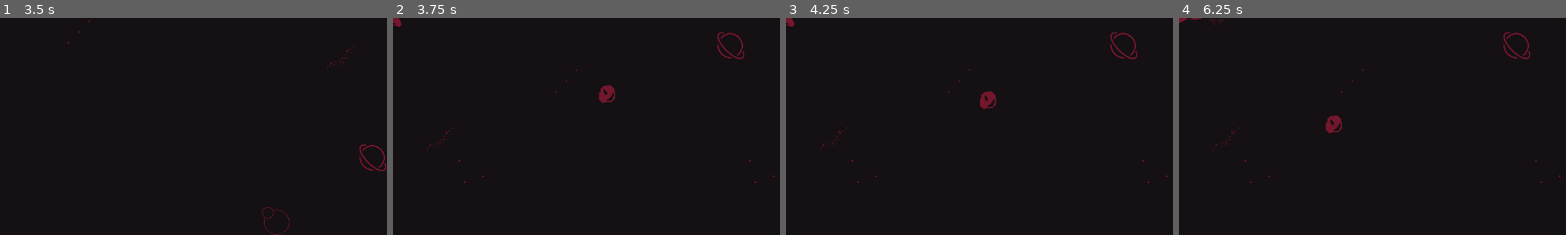
Above: before the commit, frames 1-4 (left to right).
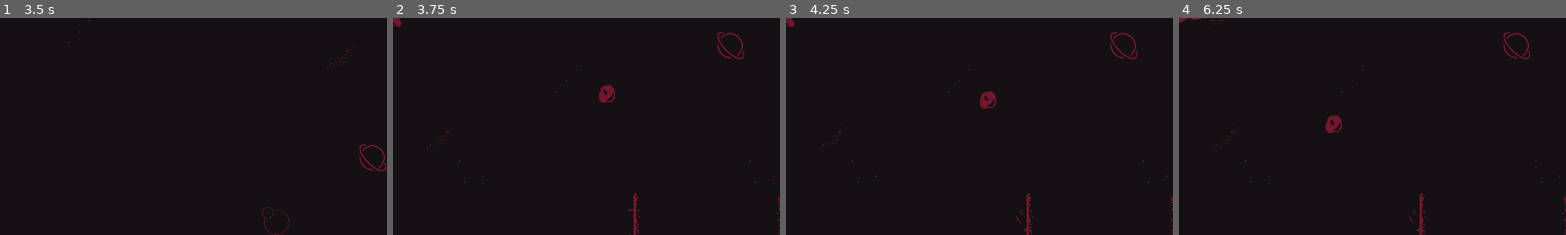
Above: after the commit, the same moments.

Repository: Ali-Wahbi/SpaceShooterWithPortals
Game: Godot game, scene res://MainMenu/main_menu.tscn
The game is run twice, just before and just after one commit, with the same random seed, the same clock (stepped at 60 frames per second) and the same inputs. The engine's default icon, where the game draws it, is replaced by a stand-in: a white triangle on a blue panel in a dark square.
Inputs (mouse positions are % of the whole screen's width and height, from its top left):
- Up to frame 1 (3.5 s): move the mouse to (72, 45) at 0.52 s; press the mouse at (72, 45) at 0.53 s; move the mouse to (30, 55) at 1.27 s; release the mouse at (30, 55) at 1.28 s; right-click (30, 55) at 1.35 s; click "Play" at 2 s; move the mouse to (60, 28) at 2.77 s; press the mouse at (60, 28) at 2.78 s
- Up to frame 2 (3.75 s): tap Enter at 3.5 s; move the mouse to (45, 70) at 3.52 s; release the mouse at (45, 70) at 3.53 s; right-click (45, 70) at 3.6 s
- Up to frame 3 (4.25 s): no input
- Up to frame 4 (6.25 s): move the mouse to (80, 65) at 4.27 s; press the mouse at (80, 65) at 4.28 s; tap Space at 5 s; move the mouse to (20, 35) at 5.02 s; release the mouse at (20, 35) at 5.03 s; right-click (20, 35) at 5.1 s; move the mouse to (55, 50) at 5.77 s; press the mouse at (55, 50) at 5.78 s
The pictures show only the part of the screen within x 50-100%, y 50-100%; the shares and areas given below are measured in that part.

Frame 1 is identical in both runs. In frame 2, 0.2% of the frame differs, in the area x 60-100%, y 80-100%; in frame 3, 0.3%, in the area x 59-100%, y 80-100%; in frame 4, 0.3%.

Commit message:
portal teleport test one

Diff:
--- a/mainGameArea.tscn
+++ b/mainGameArea.tscn
@@ -11,6 +11,7 @@
 [ext_resource type="FontFile" uid="uid://bvddonqxaf1s1" path="res://fonts/Pixellari.ttf" id="9_rcfer"]
 [ext_resource type="PackedScene" uid="uid://dc43ns2wwk6t" path="res://Rocks/rock.tscn" id="10_wjwne"]
 [ext_resource type="AudioStream" uid="uid://ch6qn2a7fmihy" path="res://SFX/GameBGSong.mp3" id="11_sx6gi"]
+[ext_resource type="PackedScene" uid="uid://dkccmpiowbl7" path="res://portal/v2/portals_v_2.tscn" id="12_dkk4d"]
 
 [node name="mainGameArea" type="Node2D" unique_id=780645201 node_paths=PackedStringArray("fuelUI", "player", "instructions")]
 script = ExtResource("1_mjele")
@@ -117,4 +118,35 @@
 volume_db = -3.0
 autoplay = true
 
+[node name="portalsV2" parent="." unique_id=1456144671 node_paths=PackedStringArray("otherPortal") instance=ExtResource("12_dkk4d")]
+position = Vector2(894, 3)
+rotation = 1.5707964
+otherPortal = NodePath("../portalsV4")
+isPart1 = true
+
+[node name="portalsV4" parent="." unique_id=1034892711 node_paths=PackedStringArray("otherPortal") instance=ExtResource("12_dkk4d")]
+position = Vector2(888, 288)
+rotation = 4.712389
+otherPortal = NodePath("../portalsV2")
+
+[node name="portalsV7" parent="." unique_id=1219856309 node_paths=PackedStringArray("otherPortal") instance=ExtResource("12_dkk4d")]
+position = Vector2(1074, 544)
+rotation = -1.0471976
+otherPortal = NodePath("../portalsV8")
+
+[node name="portalsV8" parent="." unique_id=2124844523 node_paths=PackedStringArray("otherPortal") instance=ExtResource("12_dkk4d")]
+position = Vector2(1164, 343)
+rotation = 2.0943952
+otherPortal = NodePath("../portalsV7")
+
+[node name="portalsV9" parent="." unique_id=1656463579 node_paths=PackedStringArray("otherPortal") instance=ExtResource("12_dkk4d")]
+position = Vector2(629, 367)
+rotation = 6.2831855
+otherPortal = NodePath("../portalsV10")
+
+[node name="portalsV10" parent="." unique_id=351662736 node_paths=PackedStringArray("otherPortal") instance=ExtResource("12_dkk4d")]
+position = Vector2(406, 366)
+rotation = 3.1415927
+otherPortal = NodePath("../portalsV9")
+
 [connection signal="fuelConsumed" from="Player" to="CanvasLayer/FuelBarUI" method="setFuelUIValue"]
--- a/portal/PortalManagerTool.gd
+++ b/portal/PortalManagerTool.gd
@@ -7,9 +7,11 @@
 var portalLabel2: Label
 
 var connectPortalsButton: Button
+var slider: HSlider
 
 var editorSelection: EditorSelection
-
+var windowPos = Vector2(1100, 100)
+var windowSize = Vector2(420, 200)
 # Called when the node enters the scene tree for the first time.
 func _run() -> void:
 	editorSelection = EditorInterface.get_selection()
@@ -18,7 +20,7 @@
 	window = Window.new()
 	window.always_on_top = true
 	window.transient = false
-	EditorInterface.popup_dialog(window, Rect2(Vector2(1100, 100), Vector2(420, 180)))
+	EditorInterface.popup_dialog(window, Rect2(windowPos, windowSize))
 
 	makeGUI()
 	updateLabels()
@@ -29,9 +31,10 @@
 func makeGUI():
 	var hBox = HBoxContainer.new()
 	var vBox = VBoxContainer.new()
-
+	slider = HSlider.new()
 	hBox.custom_minimum_size = Vector2(400, 100)
 	vBox.custom_minimum_size = Vector2(200, 100)
+	slider.custom_minimum_size = Vector2(100, 100)
 
 
 	portalLabel1 = Label.new()
@@ -48,8 +51,10 @@
 	connectPortalsButton.disabled = not editorSelection.get_selected_nodes().size() == 2
 	connectPortalsButton.pressed.connect(onConnectPressed)
 
-
+	slider.value_changed.connect(onSliderChanged)
+	slider.editable = not connectPortalsButton.disabled
 	window.add_child(hBox)
+	window.add_child(slider)
 	hBox.add_child(vBox)
 	hBox.add_child(connectPortalsButton)
 
@@ -57,9 +62,12 @@
 	vBox.add_child(portalLabel2)
 	# window.add_child(connectPortalsButton)
 	hBox.position = Vector2(20, 40)
+	slider.position = Vector2(20, 100)
+
+
 	portalLabel1.text = "Not Selected"
 	portalLabel2.text = "Not Selected"
-
+	slider.value = 50
 func updateLabels():
 	var allNodes = editorSelection.get_selected_nodes()
 
@@ -74,10 +82,12 @@
 			portalLabel2.text = "Not Selected"
 
 		connectPortalsButton.disabled = not editorSelection.get_selected_nodes().size() == 2
+		slider.editable = not connectPortalsButton.disabled
 	else:
 		portalLabel1.text = "Not Selected"
 		portalLabel2.text = "Not Selected"
 		connectPortalsButton.disabled = true
+		slider.editable = not connectPortalsButton.disabled
 	print("Selection Changed")
 
 func onConnectPressed():
@@ -87,3 +97,21 @@
 
 	portal1.otherPortal = portal2
 	portal2.otherPortal = portal1
+
+func onSliderChanged(value: float):
+	var angleMod = deg_to_rad(30.0)
+	var newValue = value - 50
+	var newAngle = newValue * PI * 2 / 100
+	# newAngle = fmod(newAngle, deg_to_rad(angleMod))
+	newAngle = snappedf(newAngle, angleMod)
+	print(rad_to_deg(newAngle))
+	setPortalRotation(newAngle)
+
+
+func setPortalRotation(value: float):
+	var allNodes = editorSelection.get_selected_nodes()
+	var portal1: Portal = allNodes[0]
+	var portal2: Portal = allNodes[1]
+
+	portal1.rotation = value
+	portal2.rotation = value + PI
--- /dev/null
+++ b/portal/UIExample/control.tscn
@@ -0,0 +1,51 @@
+[gd_scene format=3 uid="uid://db3s7s8ekwd5u"]
+
+[node name="Control" type="Control" unique_id=1293230616]
+layout_mode = 3
+anchors_preset = 0
+offset_left = 1.0
+offset_right = 1.0
+offset_bottom = 100.0
+
+[node name="HBoxContainer" type="HBoxContainer" parent="." unique_id=861730704]
+custom_minimum_size = Vector2(500, 100)
+layout_mode = 0
+offset_right = 40.0
+offset_bottom = 40.0
+
+[node name="VBoxContainer" type="VBoxContainer" parent="HBoxContainer" unique_id=1691914994]
+custom_minimum_size = Vector2(500, 100)
+layout_mode = 2
+
+[node name="Label" type="Label" parent="HBoxContainer/VBoxContainer" unique_id=37831417]
+layout_mode = 2
+text = "asdasd"
+horizontal_alignment = 1
+
+[node name="Label2" type="Label" parent="HBoxContainer/VBoxContainer" unique_id=978298177]
+layout_mode = 2
+text = "asdasd"
+horizontal_alignment = 1
+
+[node name="Button" type="Button" parent="HBoxContainer" unique_id=210472510]
+layout_mode = 2
+size_flags_horizontal = 3
+text = "Connect Portals"
+
+[node name="HBoxContainer2" type="HBoxContainer" parent="." unique_id=969274530]
+custom_minimum_size = Vector2(300, 0)
+layout_mode = 1
+anchors_preset = 15
+anchor_right = 1.0
+anchor_bottom = 1.0
+offset_left = 243.0
+offset_top = 131.0
+offset_right = 543.0
+offset_bottom = 131.0
+grow_horizontal = 2
+grow_vertical = 2
+
+[node name="HSlider" type="HSlider" parent="HBoxContainer2" unique_id=1967343276]
+layout_mode = 2
+size_flags_horizontal = 3
+value = 50.0
--- a/portal/v2/portals_v_2.tscn
+++ b/portal/v2/portals_v_2.tscn
@@ -247,13 +247,13 @@
 scale = Vector2(2, 2)
 script = ExtResource("1_d1v8n")
 isPart1 = false
-isVertical = false
 sideSprite = NodePath("sideSprite")
 collision = NodePath("collision")
 
 [node name="sideSprite" type="AnimatedSprite2D" parent="." unique_id=343743519]
 sprite_frames = SubResource("SpriteFrames_jukx3")
 animation = &"portalSide2"
+frame_progress = 0.0063822004
 
 [node name="collision" type="RigidBody2D" parent="." unique_id=1432478741]
 rotation = 1.5707964
--- a/test_area.tscn
+++ b/test_area.tscn
@@ -141,28 +141,28 @@
 isPart1 = true
 
 [node name="portalsV4" parent="." unique_id=281432841 node_paths=PackedStringArray("otherPortal") instance=ExtResource("8_4mqhy")]
-position = Vector2(267, 288)
-rotation = -1.5707964
+position = Vector2(888, 288)
+rotation = 4.712389
 otherPortal = NodePath("../portalsV2")
-
-[node name="portalsV5" parent="." unique_id=380497392 node_paths=PackedStringArray("otherPortal") instance=ExtResource("8_4mqhy")]
-position = Vector2(668, 427)
-rotation = -1.5707964
-otherPortal = NodePath("../portalsV6")
-
-[node name="portalsV6" parent="." unique_id=304111280 node_paths=PackedStringArray("otherPortal") instance=ExtResource("8_4mqhy")]
-position = Vector2(903, 400)
-rotation = -1.5707964
-otherPortal = NodePath("../portalsV5")
 
 [node name="portalsV7" parent="." unique_id=98752922 node_paths=PackedStringArray("otherPortal") instance=ExtResource("8_4mqhy")]
 position = Vector2(1074, 544)
-rotation = -1.5707964
+rotation = -1.0471976
 otherPortal = NodePath("../portalsV8")
 
 [node name="portalsV8" parent="." unique_id=1717271726 node_paths=PackedStringArray("otherPortal") instance=ExtResource("8_4mqhy")]
 position = Vector2(1164, 343)
-rotation = -1.5707964
+rotation = 2.0943952
 otherPortal = NodePath("../portalsV7")
 
+[node name="portalsV9" parent="." unique_id=1387140472 node_paths=PackedStringArray("otherPortal") instance=ExtResource("8_4mqhy")]
+position = Vector2(629, 367)
+rotation = 6.2831855
+otherPortal = NodePath("../portalsV10")
+
+[node name="portalsV10" parent="." unique_id=468992000 node_paths=PackedStringArray("otherPortal") instance=ExtResource("8_4mqhy")]
+position = Vector2(406, 366)
+rotation = 3.1415927
+otherPortal = NodePath("../portalsV9")
+
 [connection signal="fuelConsumed" from="Player" to="CanvasLayer/FuelBarUI" method="setFuelUIValue"]
